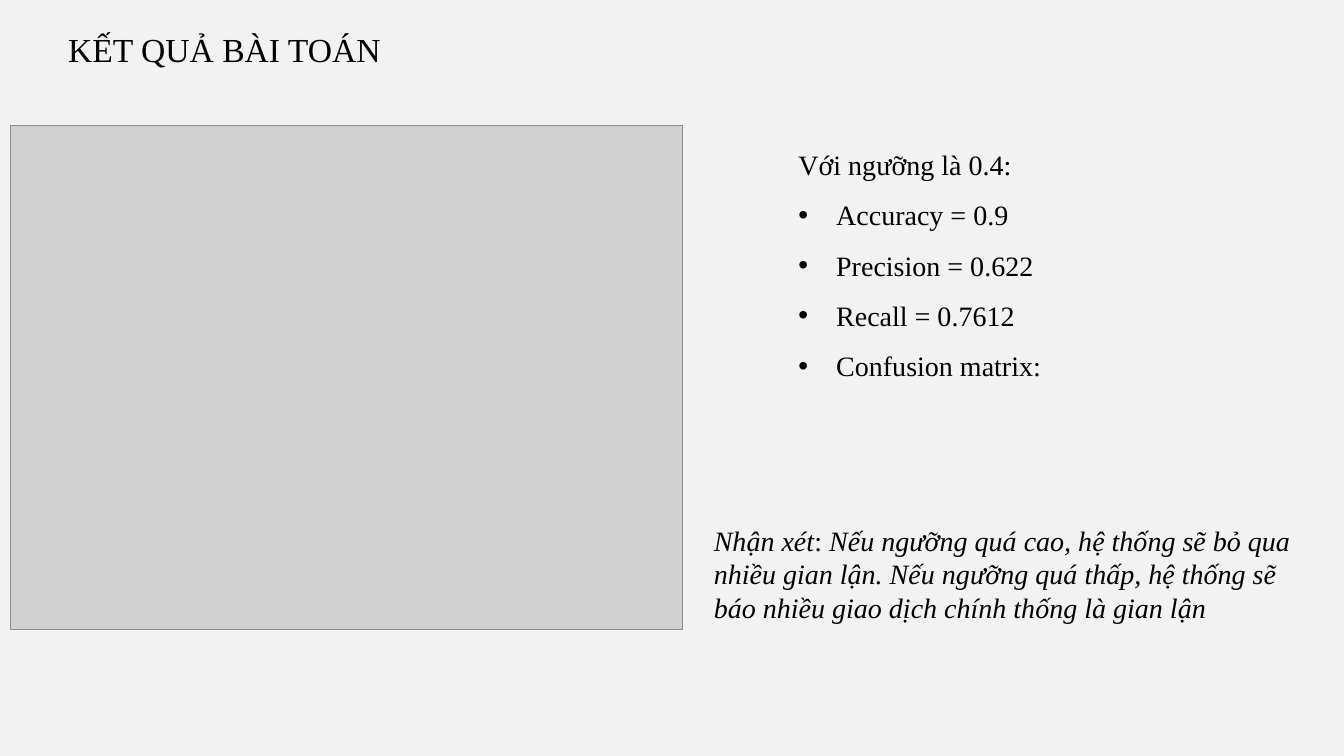
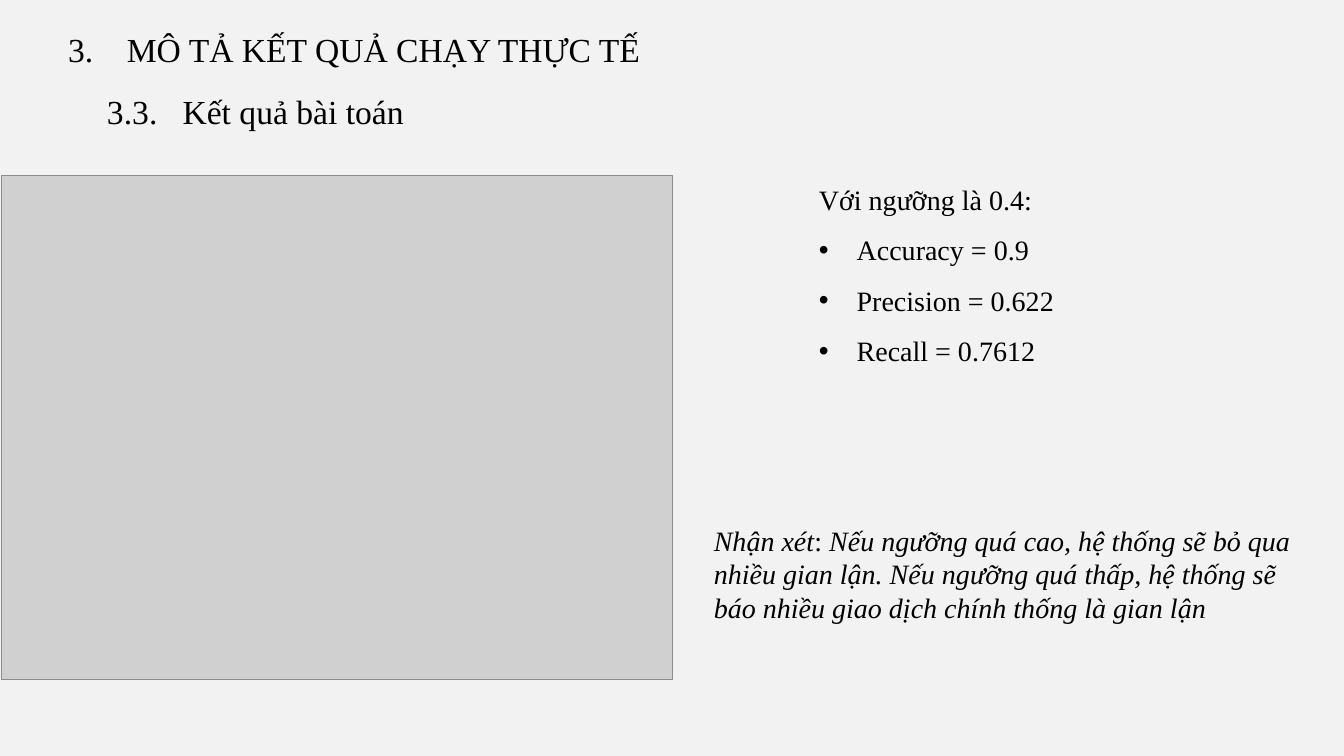
Before and after one commit to vulinh48936/bao_cao_mo_hinh_ngau_nhien, a slide deck: slide 15 of Slide/HMM.pptx (slide 9 before the commit). Drawn at 1344x756 pixels with LibreOffice and Linux fonts; fonts in the diff are those of the drawing; grey boxes stand for pictures. Boxes give left, top, right and bottom in pixels: in the first picture for what was removed or moved away, otherwise in the second. Text is boxed around its words. In the diff, an @@ line names an element or a change of style, - is before the commit and + after.

```diff
--- a/Slide/HMM.pptx
+++ b/Slide/HMM.pptx
@@ text added at (68, 35, 640, 68), 24 pt, text #000000 @@
+3. MÔ TẢ KẾT QUẢ CHẠY THỰC TẾ
@@ text at (107, 99, 404, 130): text changed @@
-KẾT QUẢ BÀI TOÁN
+3.3. Kết quả bài toán
@@ picture: place and size @@
-picture at (10, 126, 683, 630)
+picture at (1, 176, 674, 681)
@@ text "Với ngưỡng là 0.4:": place and size @@
-text "Với ngưỡng là 0.4:" at (798, 155, 1041, 377)
+text "Với ngưỡng là 0.4:" at (819, 190, 1054, 362)
@@ text at (836, 356, 1041, 377): paragraph removed @@
-• Confusion matrix:
```
Also in this commit, not shown: 9 other slides changed, 6 slides added.
